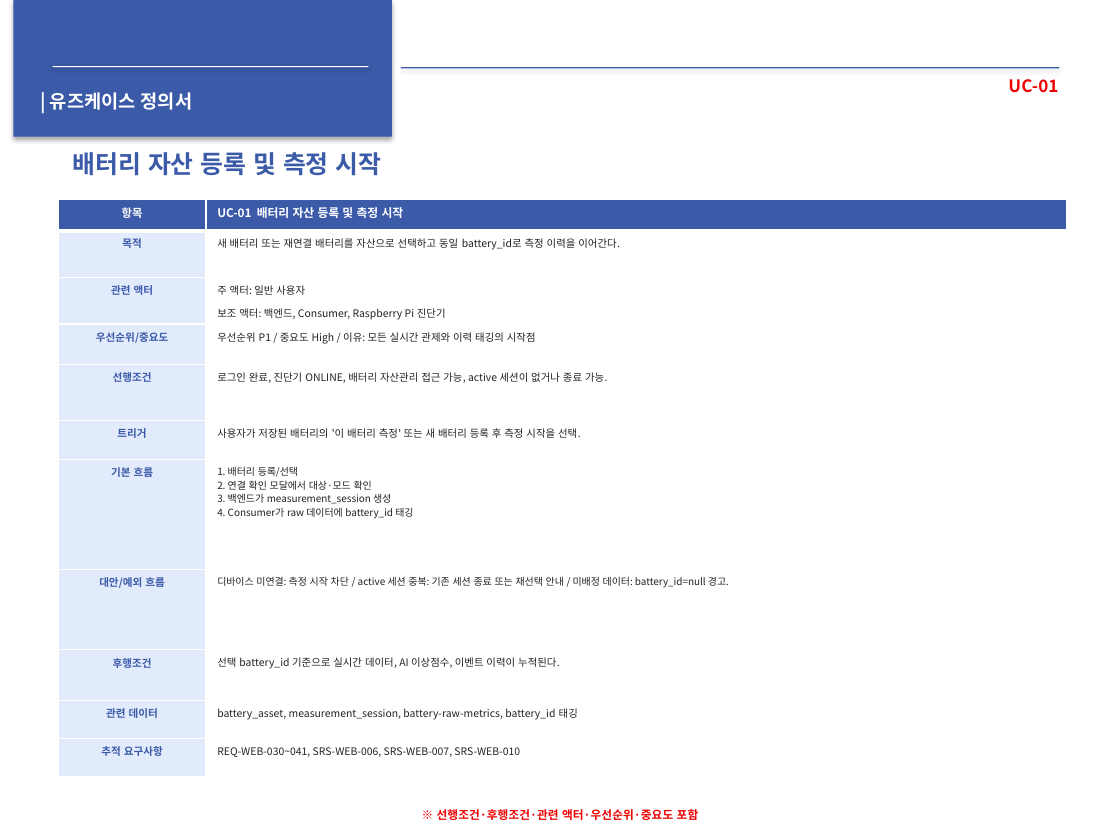
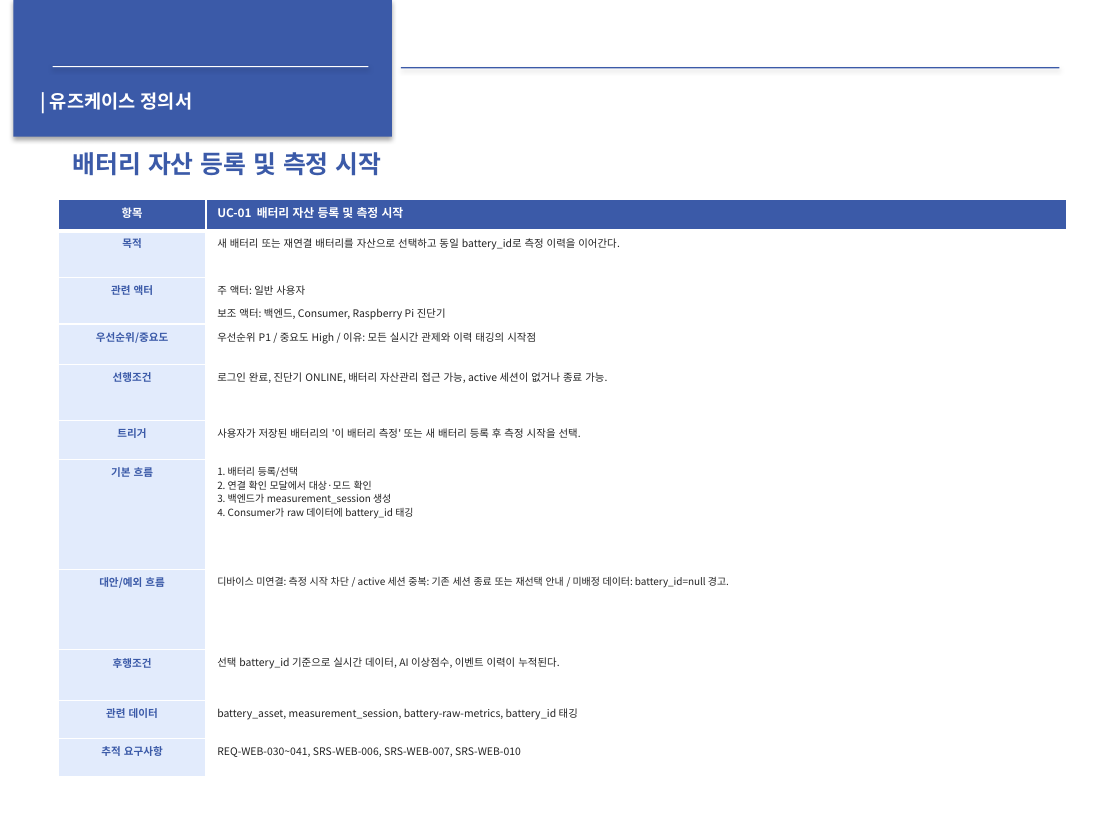
Before and after one commit to ricky30825-creator/BMS, a slide deck: slide 9 of 설계 산출물/중간 보고서-내파트.pptx. Drawn at 1120x840 pixels with LibreOffice and Linux fonts; fonts in the diff are those of the drawing. Boxes give left, top, right and bottom in pixels: in the first picture for what was removed or moved away, otherwise in the second. Text is boxed around its words. In the diff, an @@ line names an element or a change of style, - is before the commit and + after.

```diff
--- a/설계 산출물/중간 보고서-내파트.pptx
+++ b/설계 산출물/중간 보고서-내파트.pptx
@@ text removed at bbox=[1008, 79, 1058, 93] @@
-UC-01
@@ table: place and size @@
-table at bbox=[58, 199, 1066, 771]
+table at bbox=[58, 199, 1066, 776]
@@ text removed at bbox=[437, 809, 699, 820] @@
-※ 선행조건·후행조건·관련 액터·우선순위·중요도 포함
```
Also in this commit, not shown: 13 other slides changed, 19 slides added, 7 slides removed, 12 other files.
